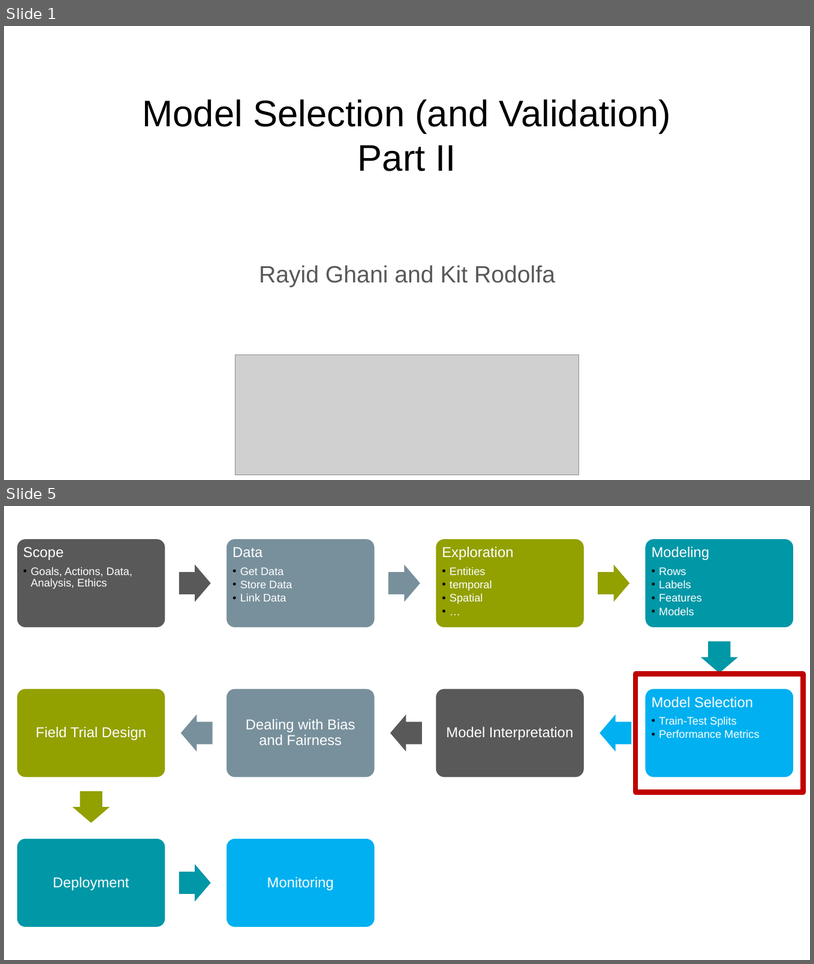
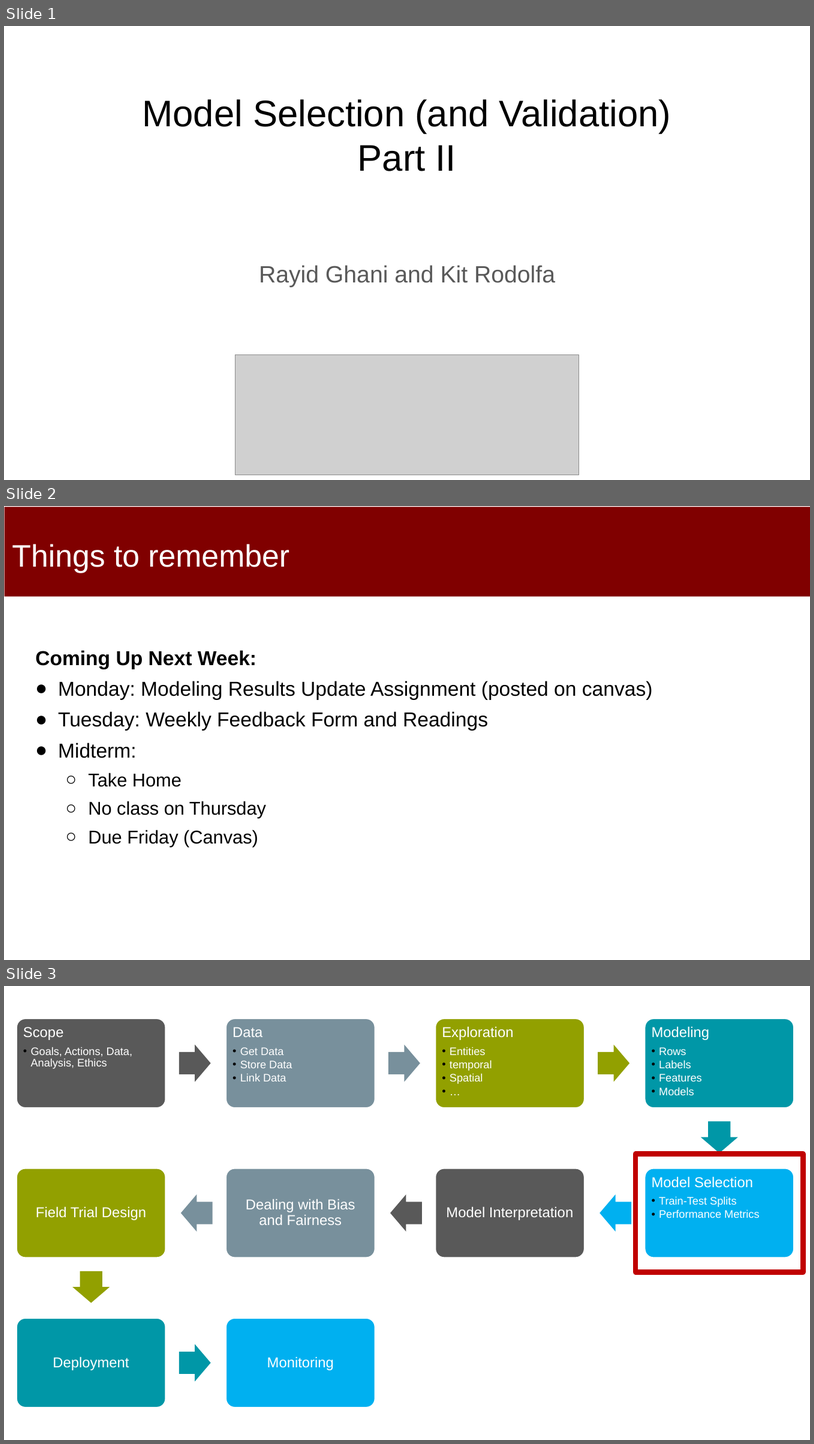
Before and after one commit to dssg/MLinPractice, a slide deck: Lectures/Lecture10-ModelSelection2.pptx. Shown one above the other, each under a label of ours: slides 1 and 5 before the commit, slides 1, 2 and 3 after it; the slides between them are not shown. The pictures are 814x964 and 814x1444 pixels, drawn with LibreOffice and Linux fonts; fonts in the diff are those of the drawing; grey boxes stand for pictures. Boxes give left, top, right and bottom in pixels: in the first picture for what was removed or moved away, otherwise in the second. Text is boxed around its words. In the diff, an @@ line names an element or a change of style, - is before the commit and + after.

```diff
--- a/Lectures/Lecture10-ModelSelection2.pptx
+++ b/Lectures/Lecture10-ModelSelection2.pptx
@@ slide 2 added at (4,506,810,960), background #FFFFFF @@
@@ rectangle added at (5,507,810,596), fill #800000 @@
@@ title added at (12,544,290,573), 37 pt, text #FFFFFF @@
+Things to remember
@@ text added at (35,650,653,847), 24 pt, text #000000 @@
+Coming Up Next Week:
+● Monday: Modeling Results Update Assignment (posted on canvas)
+● Tuesday: Weekly Feedback Form and Readings
+● Midterm:
+  ○ Take Home
+  ○ No class on Thursday
+  ○ Due Friday (Canvas)
@@ what was slide 5 is now slide 3 @@
```
Also in this commit, not shown: 4 slides changed, 3 other slides added, 5 slides removed.
